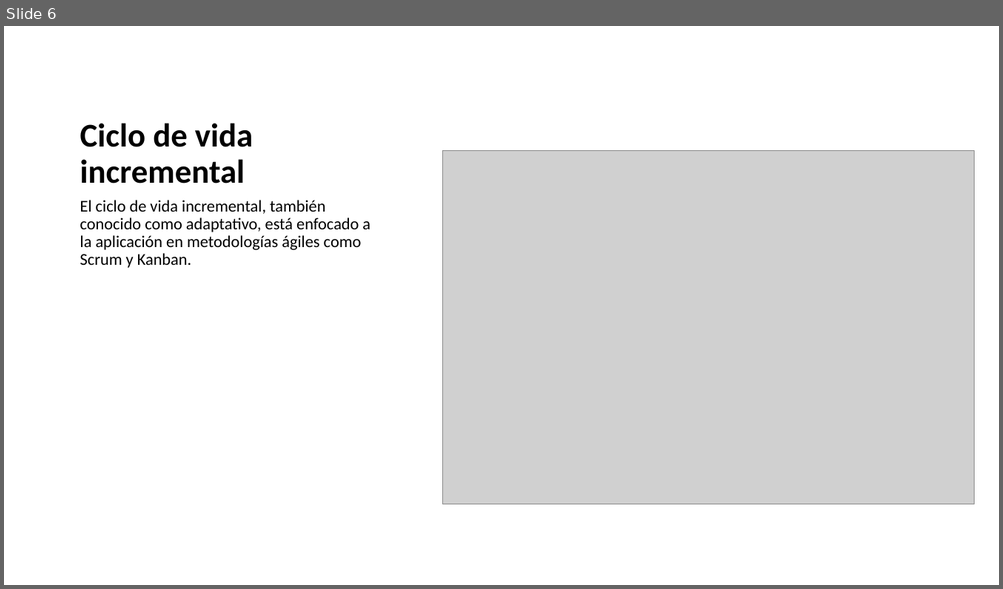
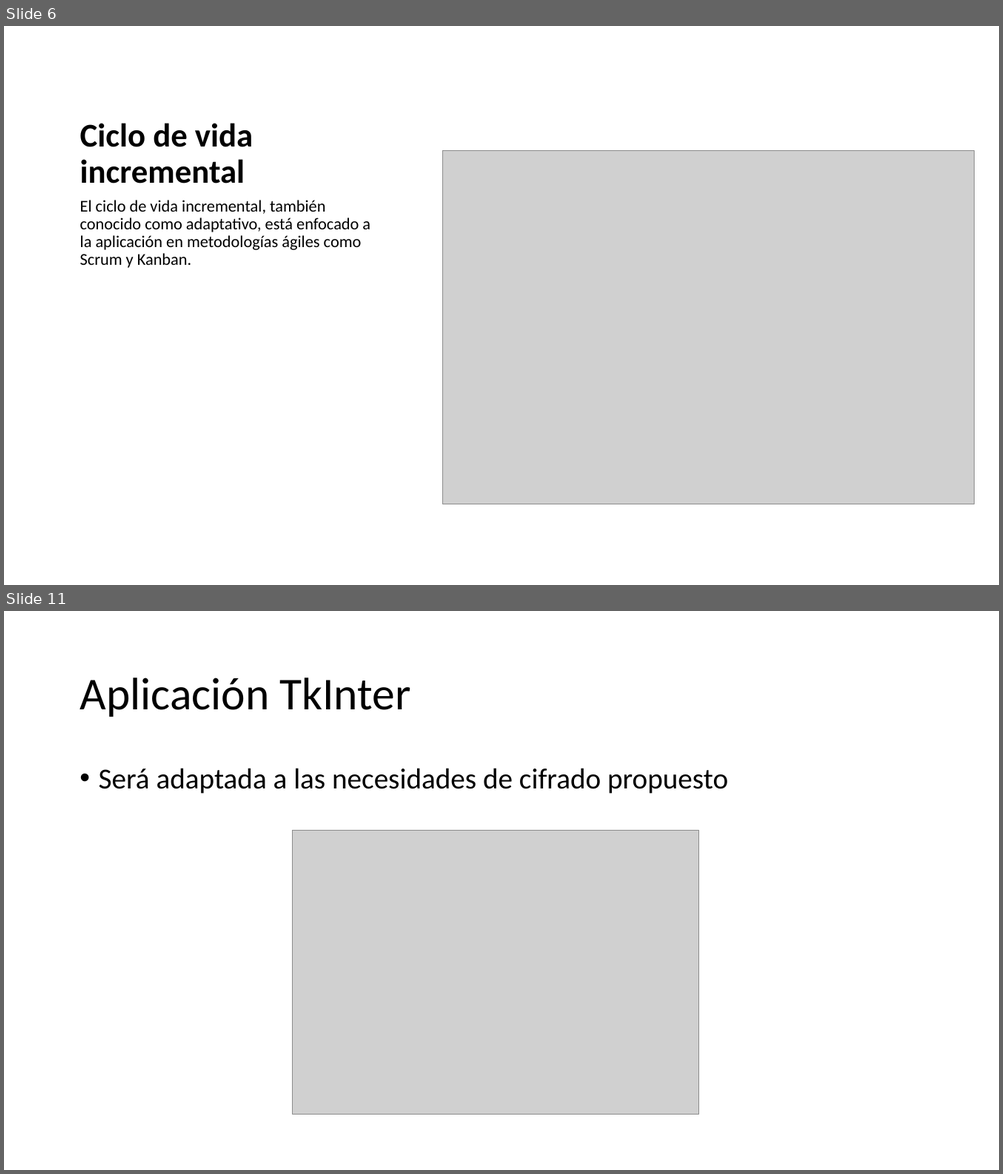
Before and after one commit to tehuano/hsm-interface, a slide deck: doc/raspberry_de0_hsm.pptx. Shown one above the other, each under a label of ours: slide 6 before the commit, slides 6 and 11 after it; the slides between them are not shown. The pictures are 1003x589 and 1003x1174 pixels, drawn with LibreOffice and Linux fonts; fonts in the diff are those of the drawing; grey boxes stand for pictures. Boxes give left, top, right and bottom in pixels: in the first picture for what was removed or moved away, otherwise in the second. Text is boxed around its words. In the diff, an @@ line names an element or a change of style, - is before the commit and + after.

```diff
--- a/doc/raspberry_de0_hsm.pptx
+++ b/doc/raspberry_de0_hsm.pptx
@@ slide 11 added at (4, 611, 999, 1170), background #FFFFFF @@
@@ title added at (79, 678, 410, 717), 44 pt, text #000000 @@
+Aplicación TkInter
@@ text added at (99, 768, 728, 794), 28 pt, text #000000 @@
+• Será adaptada a las necesidades de cifrado propuesto
@@ picture added at (293, 831, 699, 1116) @@
```
Also in this commit, not shown: 21 other slides added, 37 other files.
